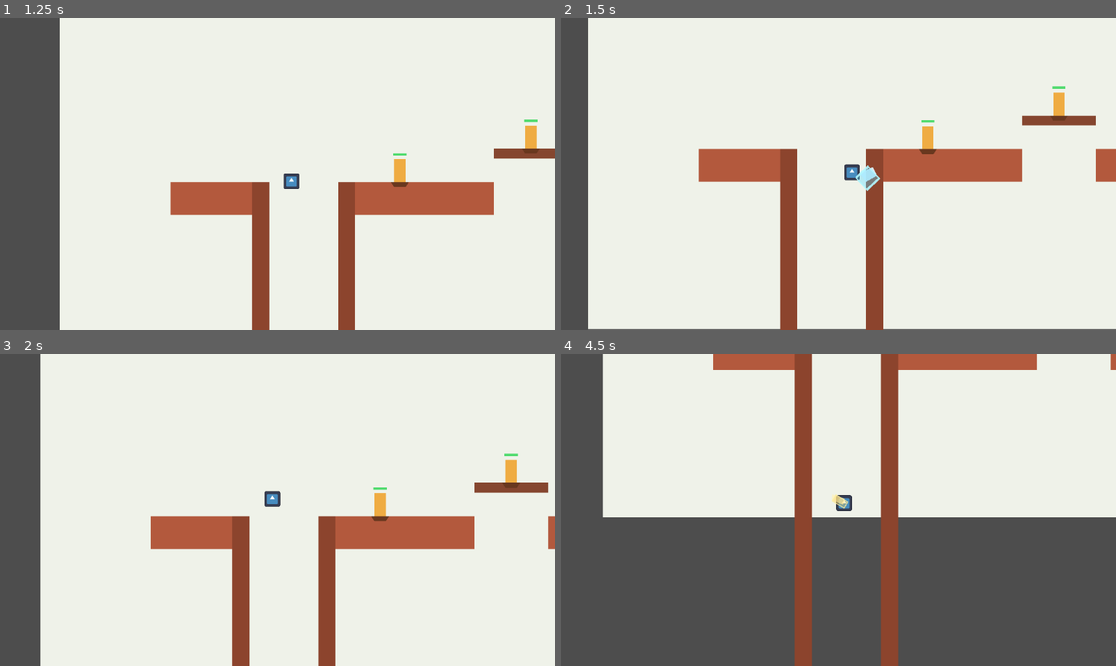
Above: before the commit, frames 1-4 (two rows, left to right).
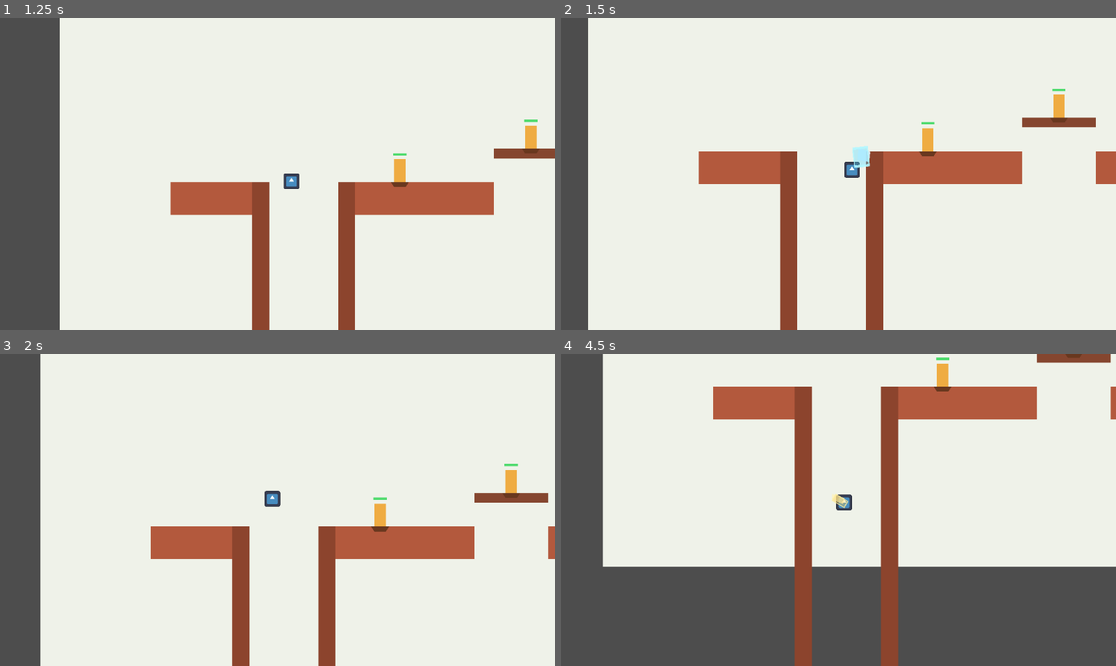
Above: after the commit, the same moments.

Repository: ggonzalez66/ruby1
Game: Godot game, scene res://main.tscn
The game is run twice, just before and just after one commit, with the same random seed, the same clock (stepped at 60 frames per second) and the same inputs. The engine's default icon, where the game draws it, is replaced by a stand-in: a white triangle on a blue panel in a dark square.
Inputs:
- Up to frame 1 (1.25 s): hold Right (move_right) from 0.53 s (still down); tap C (attack) at 0.6 s; tap X (jump) at 0.77 s; tap S (heavy_attack) at 0.8 s
- Up to frame 2 (1.5 s): keep holding Right (move_right); tap S (heavy_attack) at 1.35 s
- Up to frame 3 (2 s): keep holding Right (move_right); tap X (jump) at 1.52 s; tap C (attack) at 1.55 s
- Up to frame 4 (4.5 s): release Right (move_right) at 2.03 s; hold Left (move_left) 2.03-2.78 s; tap C (attack) at 2.1, 3.05, 4.35 s; tap S (heavy_attack) at 2.3, 3.6 s; hold Right (move_right) 2.78-4.28 s; tap Z (dash) at 2.85 s; tap X (jump) at 3.02, 3.77 s; hold Left (move_left) from 4.28 s (still down)

Frame 1 is identical in both runs. In frame 2, 2.1% of the frame differs, in the area x 4-100%, y 21-100%; in frame 3, 4.1%; in frame 4, 21%, in the area x 7-100%, y 0-69%.

Commit message:
pozo practica y ataque pesado v3

Diff:
--- a/main.tscn
+++ b/main.tscn
@@ -23,6 +23,12 @@
 
 [sub_resource type="RectangleShape2D" id="RectangleShape2D_boundary_horizontal"]
 size = Vector2(3800, 60)
+
+[sub_resource type="RectangleShape2D" id="RectangleShape2D_boundary_bottom_left"]
+size = Vector2(620, 60)
+
+[sub_resource type="RectangleShape2D" id="RectangleShape2D_boundary_bottom_right"]
+size = Vector2(2910, 60)
 
 [sub_resource type="RectangleShape2D" id="RectangleShape2D_ground_spawn"]
 size = Vector2(220, 80)
@@ -209,16 +215,27 @@
 color = Color(0.54902, 0.258824, 0.172549, 1)
 polygon = PackedVector2Array(-1900, -30, 1900, -30, 1900, 30, -1900, 30)
 
-[node name="BoundaryBottom" type="StaticBody2D" parent="."]
-position = Vector2(560, 1320)
-collision_layer = 2
-
-[node name="CollisionShape2D" type="CollisionShape2D" parent="BoundaryBottom"]
-shape = SubResource("RectangleShape2D_boundary_horizontal")
-
-[node name="Visual" type="Polygon2D" parent="BoundaryBottom"]
-color = Color(0.54902, 0.258824, 0.172549, 1)
-polygon = PackedVector2Array(-1900, -30, 1900, -30, 1900, 30, -1900, 30)
+[node name="BoundaryBottomLeft" type="StaticBody2D" parent="."]
+position = Vector2(-890, 1320)
+collision_layer = 2
+
+[node name="CollisionShape2D" type="CollisionShape2D" parent="BoundaryBottomLeft"]
+shape = SubResource("RectangleShape2D_boundary_bottom_left")
+
+[node name="Visual" type="Polygon2D" parent="BoundaryBottomLeft"]
+color = Color(0.54902, 0.258824, 0.172549, 1)
+polygon = PackedVector2Array(-310, -30, 310, -30, 310, 30, -310, 30)
+
+[node name="BoundaryBottomRight" type="StaticBody2D" parent="."]
+position = Vector2(965, 1320)
+collision_layer = 2
+
+[node name="CollisionShape2D" type="CollisionShape2D" parent="BoundaryBottomRight"]
+shape = SubResource("RectangleShape2D_boundary_bottom_right")
+
+[node name="Visual" type="Polygon2D" parent="BoundaryBottomRight"]
+color = Color(0.54902, 0.258824, 0.172549, 1)
+polygon = PackedVector2Array(-1455, -30, 1455, -30, 1455, 30, -1455, 30)
 
 [node name="Playerr" parent="." instance=ExtResource("1_41u7p")]
 position = Vector2(-620, 220)
--- a/movimiento.gd
+++ b/movimiento.gd
@@ -45,7 +45,9 @@
 @export var heavy_attack_rise_gravity_multiplier := 1.0
 @export var heavy_attack_fall_gravity_multiplier := 2.35
 @export var heavy_attack_max_fall_speed := 1320.0
-@export var heavy_attack_start_upward_speed := -245.0
+@export var heavy_attack_start_upward_speed := -330.0
+@export var heavy_attack_arc_radius_x := 24.0
+@export var heavy_attack_arc_radius_y := 36.0
 @export var charged_air_bounce_back_speed := 220.0
 @export var heavy_bounce_vertical_ratio := 0.8
 @export var light_hit_stall_up_speed := -95.0
@@ -521,21 +523,27 @@
 	slash_outline.default_color = Color(1.0, 0.93, 0.65, lerp(1.0, 0.45, progress))
 
 func _animate_heavy_attack() -> void:
-	var fall_ratio: float = clamp(velocity.y / max_fall_speed, 0.0, 1.0)
-	var tilt: float = lerp(-0.75, 0.8, fall_ratio)
+	var arc_progress: float = clamp(
+		inverse_lerp(heavy_attack_start_upward_speed, heavy_attack_max_fall_speed * 0.55, velocity.y),
+		0.0,
+		1.0
+	)
+	var arc_angle: float = lerp(-1.68, 0.92, arc_progress)
+	var arc_offset := Vector2(cos(arc_angle) * heavy_attack_arc_radius_x, sin(arc_angle) * heavy_attack_arc_radius_y)
+	var blade_rotation: float = arc_angle + 1.08
 	var pulse: float = 0.96 + 0.05 * sin(Time.get_ticks_msec() / 70.0)
 
-	hitbox_shape.position = Vector2(hitbox_base_position.x + 6.0, hitbox_base_position.y + 14.0)
-	hitbox_shape.scale = Vector2(1.15, 2.05)
-	slash_visual.position = slash_visual_base_position + Vector2(7.0, 16.0)
-	slash_area_visual.position = slash_area_base_position + Vector2(8.0, 18.0)
-	slash_outline.position = slash_outline_base_position + Vector2(8.0, 18.0)
-	hitbox.rotation = tilt
-	slash_visual.rotation = tilt
-	slash_area_visual.rotation = tilt
-	slash_outline.rotation = tilt
-	slash_visual.scale = Vector2(1.1 * pulse, 1.85 * pulse)
-	slash_area_visual.scale = Vector2(1.2, 2.2)
+	hitbox_shape.position = Vector2(2.0, 2.0) + arc_offset
+	hitbox_shape.scale = Vector2(0.95, 2.35)
+	slash_visual.position = Vector2(2.0, 4.0) + arc_offset
+	slash_area_visual.position = Vector2(3.0, 6.0) + arc_offset
+	slash_outline.position = Vector2(3.0, 6.0) + arc_offset
+	hitbox.rotation = blade_rotation
+	slash_visual.rotation = blade_rotation
+	slash_area_visual.rotation = blade_rotation
+	slash_outline.rotation = blade_rotation
+	slash_visual.scale = Vector2(0.95 * pulse, 2.05 * pulse)
+	slash_area_visual.scale = Vector2(1.05, 2.45)
 	slash_outline.scale = slash_area_visual.scale
 	slash_visual.color = Color(0.88, 0.96, 1.0, 0.92)
 	slash_area_visual.color = Color(0.35, 0.86, 1.0, 0.38)
